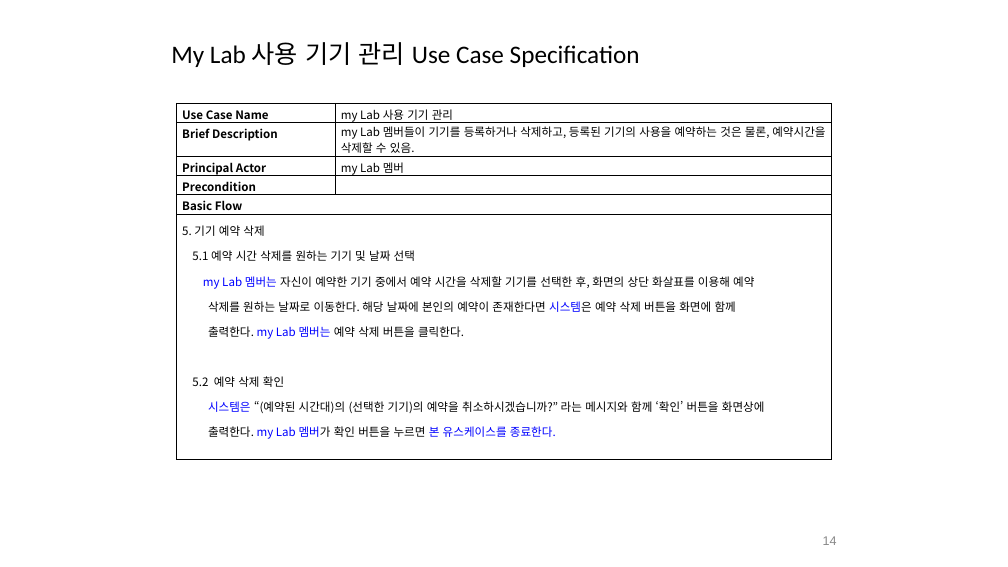
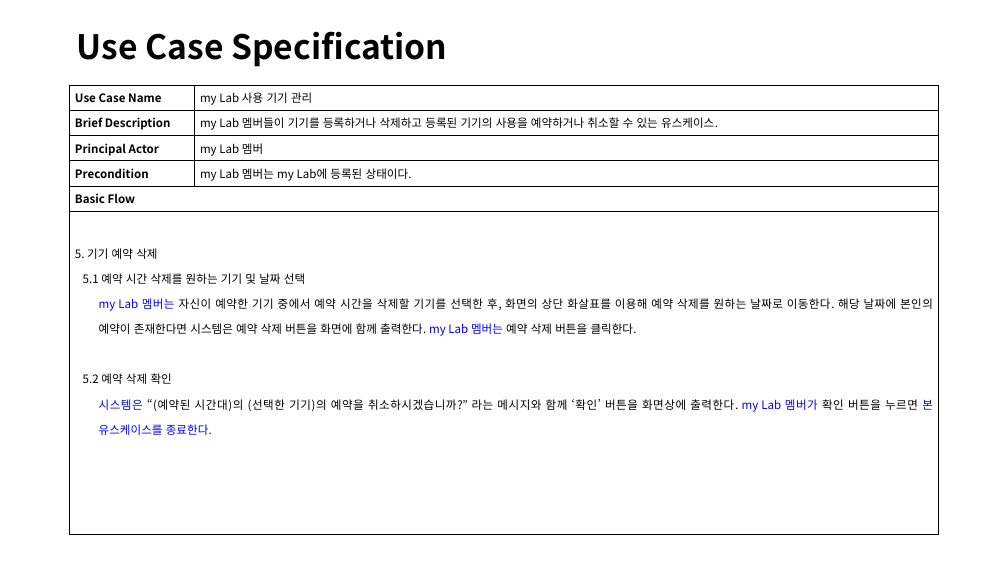
Before and after one commit to jisukim97/ChemicalManagementApplication, a slide deck: slide 14 of Document/4_수정중/합친거.pptx. Drawn at 1008x567 pixels with LibreOffice and Linux fonts; fonts in the diff are those of the drawing. Boxes give left, top, right and bottom in pixels: in the first picture for what was removed or moved away, otherwise in the second. Text is boxed around its words. In the diff, an @@ line names an element or a change of style, - is before the commit and + after.

```diff
--- a/Document/4_수정중/합친거.pptx
+++ b/Document/4_수정중/합친거.pptx
@@ title at [77,31,447,67]: text changed; size 24 to 32 pt; font Calibri to Noto Sans CJK KR; bold on @@
-My Lab 사용 기기 관리 Use Case Specification
+Use Case Specification
@@ table at [70,85,939,535] @@
-row 2, column 2: my Lab 멤버들이 기기를 등록하거나 삭제하고, 등록된 기기의 사용을 예약하는 것은 물론, 예약시간을 삭제할 수 있음.
+row 2, column 2: my Lab 멤버들이 기기를 등록하거나 삭제하고 등록된 기기의 사용을 예약하거나 취소할 수 있는 유스케이스.
-row 4, column 2: 
+row 4, column 2: my Lab 멤버는 my Lab에 등록된 상태이다.
-row 6, column 1: 5. 기기 예약 삭제 / 5.1 예약 시간 삭제를 원하는 기기 및 날짜 선택 / my Lab 멤버는 자신이 예약한 기기 중에서 예약 시간을 삭제할 기기를 선택한 후, 화면의 상단 화살표를 이용해 예약 / 삭제를 원하는 날짜로 이동한다. 해당 날짜에 본인의 예약이 존재한다면 시스템은 예약 삭제 버튼을 화면에 함께 / 출력한다. my Lab 멤버는 예약 삭제 버튼을 클릭한다. / 5.2 예약 삭제 확인 / 시스템은 “(예약된 시간대)의 (선택한 기기)의 예약을 취소하시겠습니까?” 라는 메시지와 함께 ‘확인’ 버튼을 화면상에 / 출력한다. my Lab 멤버가 확인 버튼을 누르면 본 유스케이스를 종료한다.
+row 6, column 1: 5. 기기 예약 삭제 / 5.1 예약 시간 삭제를 원하는 기기 및 날짜 선택 / my Lab 멤버는 자신이 예약한 기기 중에서 예약 시간을 삭제할 기기를 선택한 후, 화면의 상단 화살표를 이용해 예약 삭제를 원하는 날짜로 이동한다. 해당 날짜에 본인의 예약이 존재한다면 시스템은 예약 삭제 버튼을 화면에 함께 출력한다. my Lab 멤버는 예약 삭제 버튼을 클릭한다. / 5.2 예약 삭제 확인 / 시스템은 “(예약된 시간대)의 (선택한 기기)의 예약을 취소하시겠습니까?” 라는 메시지와 함께 ‘확인’ 버튼을 화면상에 출력한다. my Lab 멤버가 확인 버튼을 누르면 본 유스케이스를 종료한다.
@@ fill #FFFFFF to none in 10 cells @@
@@ line spacing 1.15 to 1 @@
@@ table: place and size @@
-table at [177,104,832,443]
+table at [70,85,939,535]
@@ page number removed at [823,536,837,545] @@
-14
```
Also in this commit, not shown: 22 other slides changed, 2 slides added.
